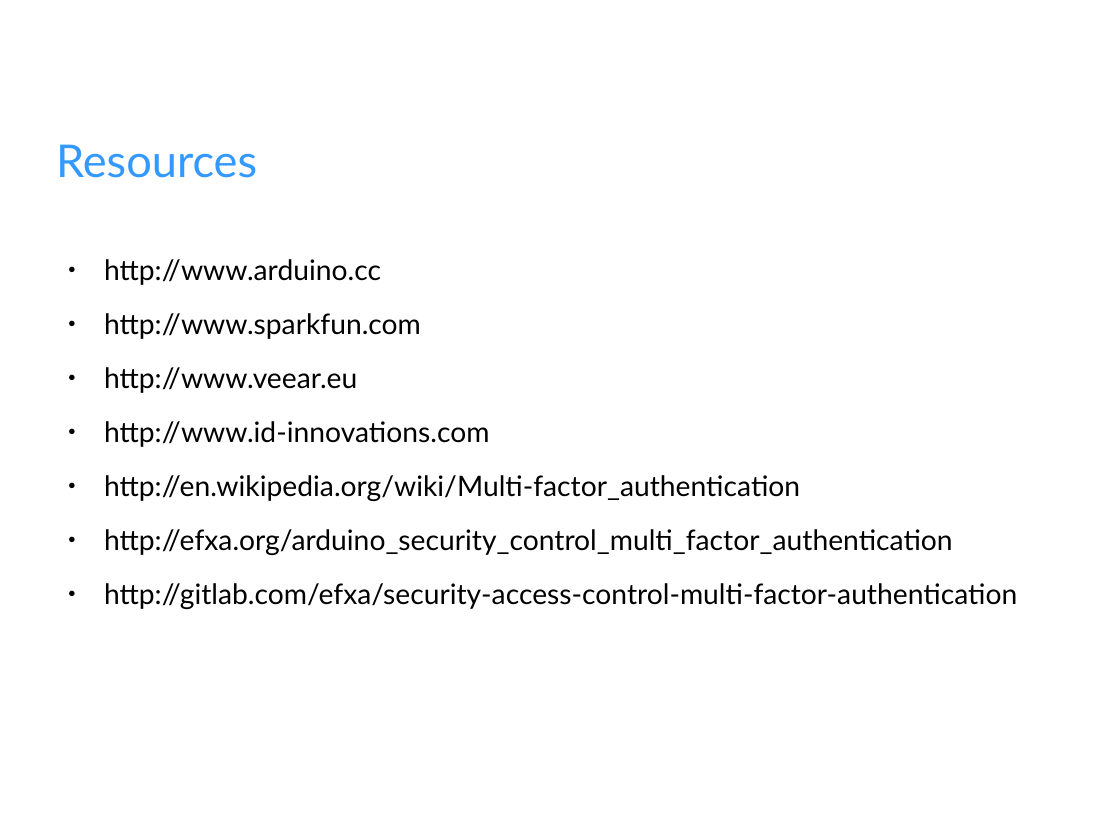
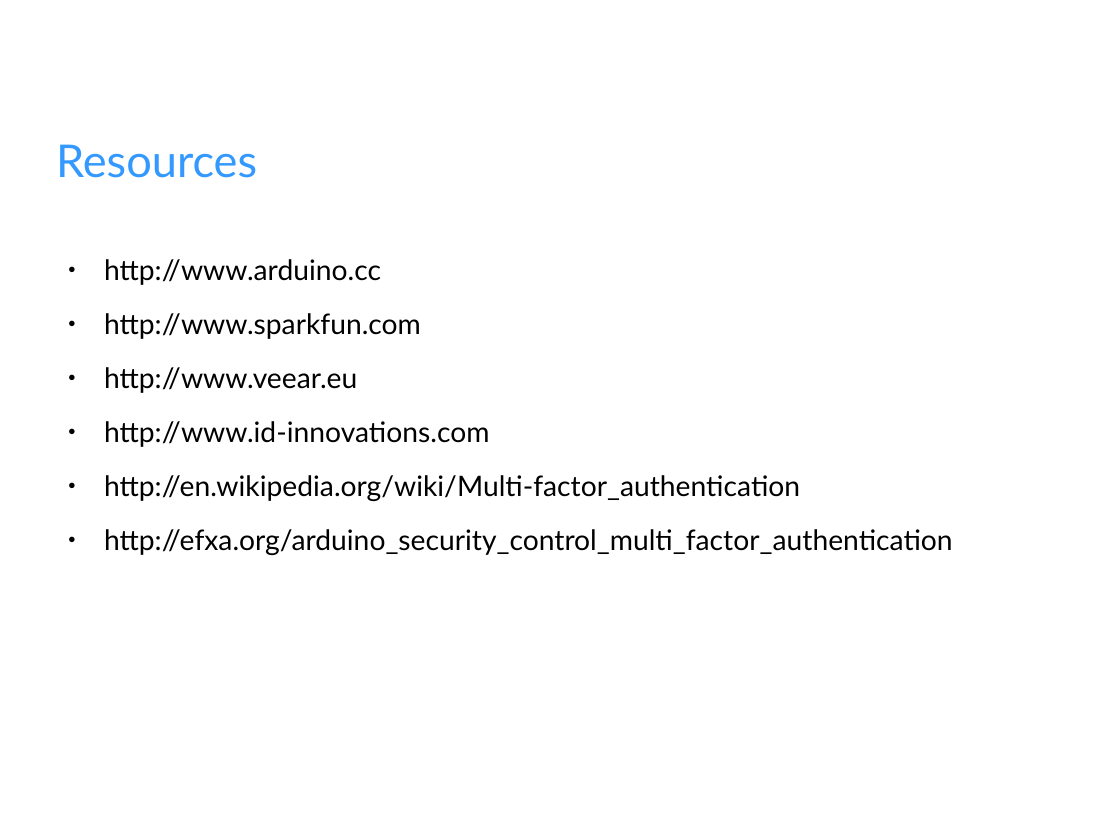
Before and after one commit to EfstathiosChatzikyriakidis/security-access-control-multi-factor-authentication, a slide deck: slide 18 of presentation/SAC-MFA.odp. Drawn at 1120x840 pixels with LibreOffice and Linux fonts; fonts in the diff are those of the drawing; background and template pictures are left out. Boxes give left, top, right and bottom in pixels: in the first picture for what was removed or moved away, otherwise in the second. Text is boxed around its words. In the diff, an @@ line names an element or a change of style, - is before the commit and + after.

```diff
--- a/presentation/SAC-MFA.odp
+++ b/presentation/SAC-MFA.odp
@@ text at box(104, 583, 1017, 609): paragraph removed @@
-● http://gitlab.com/efxa/security-access-control-multi-factor-authentication
```
Also in this commit, not shown: 1 other file.
